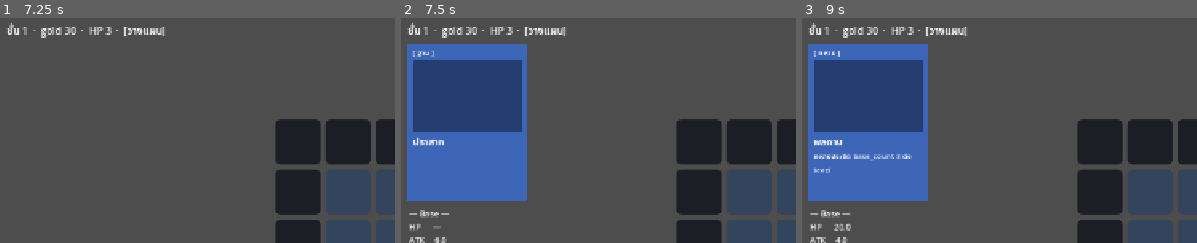
Above: before the commit, frames 1-3 (left to right).
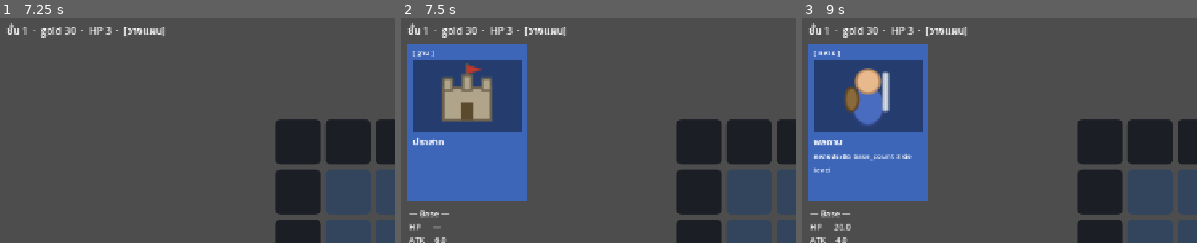
Above: after the commit, the same moments.

Repository: lnwextra2/9-Kings-at-home
Game: Godot game, scene res://scenes/main.tscn
Two runs of this game, one before a commit and one after it. Both use one fixed random seed, a clock stepped at 60 frames per second and the inputs below.
Inputs (mouse positions are % of the whole screen's width and height, from its top left):
- Up to frame 1 (7.25 s): click (44, 39) at 0.52 s; click (50, 39) at 1.27 s; click (57, 39) at 2.02 s; click (44, 50) at 2.77 s; click (50, 50) at 3.52 s; click (57, 50) at 4.27 s; click (44, 61) at 5.02 s; click (50, 61) at 5.77 s; click (57, 61) at 6.52 s
- Up to frame 2 (7.5 s): click "ปราสาท [ฐาน]" at 7.25 s
- Up to frame 3 (9 s): click "ปราสาท [ฐาน]" at 8 s; click "พลดาบ [ทหาร]" at 8.75 s
The pictures show only the part of the screen within x 0-50%, y 0-50%; the shares and areas given below are measured in that part.

Frame 1 is identical in both runs. In frame 2, 2.5% of the frame differs, in the area x 10-24%, y 20-47%; in frame 3, 2.2%.

Commit message:
M3 (partial): sprites for all cards + team HP-bar color
- CardData.sprite (Texture2D); placeholder SVG per card (redraw file in place to update everywhere)
- render sprite in: card panel portrait, board cell center, battlefield unit
  (bob/tilt still apply; fallback to rect/name if no sprite)
- enemies use same sprite as players (no tint) — sides distinguished by HP bar
  color (ours green / enemy red), per design
- docs: enemy waves = card composition (type x level x #cards), not fixed unit
  count with random fill; enemy level uncapped (base x level only, no buffs);
  M4 WaveGen note added

Co-Authored-By: Claude Opus 4.8 <noreply@anthropic.com>

Diff:
--- /dev/null
+++ b/new-game-project/assets/sprites/archer.svg
@@ -0,0 +1,7 @@
+<svg width="48" height="48" viewBox="0 0 48 48" xmlns="http://www.w3.org/2000/svg">
+  <ellipse cx="22" cy="30" rx="10" ry="13" fill="#3f9e5a" stroke="#256b39" stroke-width="2"/>
+  <path d="M36 9 Q45 24 36 39" fill="none" stroke="#8a5a2a" stroke-width="3"/>
+  <line x1="36" y1="9" x2="36" y2="39" stroke="#cbb28a" stroke-width="1.5"/>
+  <line x1="18" y1="24" x2="40" y2="24" stroke="#9aa3b2" stroke-width="2"/>
+  <circle cx="22" cy="14" r="7.5" fill="#e8b98c" stroke="#b98a5e" stroke-width="1.5"/>
+</svg>
--- /dev/null
+++ b/new-game-project/assets/sprites/ballista.svg
@@ -0,0 +1,6 @@
+<svg width="48" height="48" viewBox="0 0 48 48" xmlns="http://www.w3.org/2000/svg">
+  <rect x="10" y="26" width="28" height="16" rx="3" fill="#7a5a34" stroke="#4d3820" stroke-width="2"/>
+  <rect x="21" y="6" width="6" height="26" rx="2" fill="#9a7444" stroke="#4d3820" stroke-width="1.5"/>
+  <line x1="8" y1="14" x2="40" y2="14" stroke="#5c4526" stroke-width="4"/>
+  <circle cx="24" cy="20" r="4" fill="#c9d2df" stroke="#8a94a3" stroke-width="1"/>
+</svg>
--- /dev/null
+++ b/new-game-project/assets/sprites/base_castle.svg
@@ -0,0 +1,9 @@
+<svg width="48" height="48" viewBox="0 0 48 48" xmlns="http://www.w3.org/2000/svg">
+  <rect x="8" y="18" width="32" height="22" fill="#b0a48a" stroke="#6d6350" stroke-width="2"/>
+  <rect x="8" y="12" width="6" height="8" fill="#b0a48a" stroke="#6d6350" stroke-width="1.5"/>
+  <rect x="21" y="10" width="6" height="10" fill="#b0a48a" stroke="#6d6350" stroke-width="1.5"/>
+  <rect x="34" y="12" width="6" height="8" fill="#b0a48a" stroke="#6d6350" stroke-width="1.5"/>
+  <rect x="20" y="28" width="8" height="12" fill="#5c4a2e"/>
+  <line x1="24" y1="10" x2="24" y2="2" stroke="#6d6350" stroke-width="1.5"/>
+  <path d="M24 3 L34 6 L24 9 Z" fill="#c0392b"/>
+</svg>
--- /dev/null
+++ b/new-game-project/assets/sprites/buff_lifesteal.svg
@@ -0,0 +1,5 @@
+<svg width="48" height="48" viewBox="0 0 48 48" xmlns="http://www.w3.org/2000/svg">
+  <rect x="20" y="6" width="8" height="8" fill="#cbb28a" stroke="#8a744a" stroke-width="1.5"/>
+  <path d="M18 14 L30 14 L34 30 Q34 42 24 42 Q14 42 14 30 Z" fill="#c0392b" stroke="#7d241a" stroke-width="2"/>
+  <ellipse cx="24" cy="31" rx="8" ry="6" fill="#e05a4a" opacity="0.6"/>
+</svg>
--- /dev/null
+++ b/new-game-project/assets/sprites/farm.svg
@@ -0,0 +1,9 @@
+<svg width="48" height="48" viewBox="0 0 48 48" xmlns="http://www.w3.org/2000/svg">
+  <rect x="6" y="24" width="36" height="16" rx="2" fill="#7a5230" stroke="#4d3218" stroke-width="2"/>
+  <line x1="14" y1="24" x2="14" y2="10" stroke="#e2c04a" stroke-width="2.5"/>
+  <line x1="24" y1="24" x2="24" y2="8" stroke="#e2c04a" stroke-width="2.5"/>
+  <line x1="34" y1="24" x2="34" y2="10" stroke="#e2c04a" stroke-width="2.5"/>
+  <circle cx="14" cy="9" r="3" fill="#f0d060"/>
+  <circle cx="24" cy="7" r="3.5" fill="#f0d060"/>
+  <circle cx="34" cy="9" r="3" fill="#f0d060"/>
+</svg>
--- /dev/null
+++ b/new-game-project/assets/sprites/goblin.svg
@@ -0,0 +1,8 @@
+<svg width="48" height="48" viewBox="0 0 48 48" xmlns="http://www.w3.org/2000/svg">
+  <ellipse cx="24" cy="31" rx="10" ry="12" fill="#5a8a3a" stroke="#3a5a24" stroke-width="2"/>
+  <path d="M15 14 L7 9 L14 19 Z" fill="#6aa048" stroke="#3a5a24" stroke-width="1.5"/>
+  <path d="M33 14 L41 9 L34 19 Z" fill="#6aa048" stroke="#3a5a24" stroke-width="1.5"/>
+  <circle cx="24" cy="16" r="9" fill="#6aa048" stroke="#3a5a24" stroke-width="2"/>
+  <circle cx="20" cy="16" r="1.8" fill="#c0392b"/>
+  <circle cx="28" cy="16" r="1.8" fill="#c0392b"/>
+</svg>
--- /dev/null
+++ b/new-game-project/assets/sprites/soldier.svg
@@ -0,0 +1,6 @@
+<svg width="48" height="48" viewBox="0 0 48 48" xmlns="http://www.w3.org/2000/svg">
+  <ellipse cx="24" cy="30" rx="11" ry="14" fill="#4a6cc0" stroke="#2b3f78" stroke-width="2"/>
+  <ellipse cx="13" cy="26" rx="4.5" ry="8" fill="#8a6a3a" stroke="#5c4526" stroke-width="1.5"/>
+  <rect x="34" y="8" width="3.5" height="26" rx="1.5" fill="#d8dee8" stroke="#9aa3b2" stroke-width="1"/>
+  <circle cx="24" cy="14" r="8" fill="#e8b98c" stroke="#b98a5e" stroke-width="1.5"/>
+</svg>
--- /dev/null
+++ b/new-game-project/assets/sprites/swordsman.svg
@@ -0,0 +1,6 @@
+<svg width="48" height="48" viewBox="0 0 48 48" xmlns="http://www.w3.org/2000/svg">
+  <ellipse cx="24" cy="30" rx="11" ry="14" fill="#4a6cc0" stroke="#2b3f78" stroke-width="2"/>
+  <ellipse cx="13" cy="26" rx="4.5" ry="8" fill="#8a6a3a" stroke="#5c4526" stroke-width="1.5"/>
+  <rect x="34" y="8" width="3.5" height="26" rx="1.5" fill="#d8dee8" stroke="#9aa3b2" stroke-width="1"/>
+  <circle cx="24" cy="14" r="8" fill="#e8b98c" stroke="#b98a5e" stroke-width="1.5"/>
+</svg>
--- /dev/null
+++ b/new-game-project/assets/sprites/tome_sharpen.svg
@@ -0,0 +1,7 @@
+<svg width="48" height="48" viewBox="0 0 48 48" xmlns="http://www.w3.org/2000/svg">
+  <rect x="10" y="8" width="28" height="34" rx="2" fill="#3d6fb0" stroke="#254a7d" stroke-width="2"/>
+  <rect x="10" y="8" width="6" height="34" fill="#254a7d"/>
+  <line x1="22" y1="16" x2="33" y2="16" stroke="#cbd8ec" stroke-width="2"/>
+  <line x1="22" y1="22" x2="33" y2="22" stroke="#cbd8ec" stroke-width="2"/>
+  <line x1="22" y1="28" x2="30" y2="28" stroke="#cbd8ec" stroke-width="2"/>
+</svg>
--- /dev/null
+++ b/new-game-project/assets/sprites/wall.svg
@@ -0,0 +1,7 @@
+<svg width="48" height="48" viewBox="0 0 48 48" xmlns="http://www.w3.org/2000/svg">
+  <rect x="6" y="10" width="36" height="28" rx="2" fill="#8a8f98" stroke="#565b63" stroke-width="2"/>
+  <line x1="6" y1="24" x2="42" y2="24" stroke="#565b63" stroke-width="2"/>
+  <line x1="24" y1="10" x2="24" y2="24" stroke="#565b63" stroke-width="2"/>
+  <line x1="15" y1="24" x2="15" y2="38" stroke="#565b63" stroke-width="2"/>
+  <line x1="33" y1="24" x2="33" y2="38" stroke="#565b63" stroke-width="2"/>
+</svg>
--- a/new-game-project/data/cards/blue/archer.tres
+++ b/new-game-project/data/cards/blue/archer.tres
@@ -1,11 +1,13 @@
-[gd_resource type="Resource" script_class="CardData" format=3 uid="uid://dak0archer0v"]
+[gd_resource type="Resource" script_class="CardData" load_steps=3 format=3 uid="uid://dak0archer0v"]
 
 [ext_resource type="Script" path="res://data_types/card_data.gd" id="1"]
+[ext_resource type="Texture2D" path="res://assets/sprites/archer.svg" id="2"]
 
 [resource]
 script = ExtResource("1")
 id = &"archer"
 display_name = "พลธนู"
+sprite = ExtResource("2")
 color = &"blue"
 kind = 0
 description = "ทหารระยะไกล ยิง projectile"
--- a/new-game-project/data/cards/blue/ballista.tres
+++ b/new-game-project/data/cards/blue/ballista.tres
@@ -1,11 +1,13 @@
-[gd_resource type="Resource" script_class="CardData" format=3 uid="uid://dak0balli0v"]
+[gd_resource type="Resource" script_class="CardData" load_steps=3 format=3 uid="uid://dak0balli0v"]
 
 [ext_resource type="Script" path="res://data_types/card_data.gd" id="1"]
+[ext_resource type="Texture2D" path="res://assets/sprites/ballista.svg" id="2"]
 
 [resource]
 script = ExtResource("1")
 id = &"ballista"
 display_name = "หอธนู"
+sprite = ExtResource("2")
 color = &"blue"
 kind = 3
 description = "ป้อมประจำที่ ยิงไกล ศัตรูตีไม่โดน (untargetable)"
--- a/new-game-project/data/cards/blue/base_castle.tres
+++ b/new-game-project/data/cards/blue/base_castle.tres
@@ -1,20 +1,17 @@
-[gd_resource type="Resource" script_class="CardData" load_steps=2 format=3 uid="uid://c9k0castle0v"]
+[gd_resource type="Resource" script_class="CardData" format=3 uid="uid://dak0castle0v"]
 
-[ext_resource type="Script" path="res://data_types/card_data.gd" id="1"]
+[ext_resource type="Script" uid="uid://b3c553s8svub4" path="res://data_types/card_data.gd" id="1"]
+[ext_resource type="Script" uid="uid://cv4ownguf8vtj" path="res://data_types/effect_data.gd" id="1_o3hga"]
+[ext_resource type="Texture2D" uid="uid://duvj3cvvmix47" path="res://assets/sprites/base_castle.svg" id="2"]
 
 [resource]
 script = ExtResource("1")
 id = &"base_castle"
 display_name = "ปราสาท"
-color = &"blue"
+sprite = ExtResource("2")
 kind = 1
 max_hp = 0.0
 attack = 6.0
 attack_cd = 1.5
 attack_range = 120.0
 move_speed = 0.0
-splash_radius = 0.0
-base_count = 1
-growth_hp = 0.3
-growth_attack = 0.3
-growth_attack_speed = 0.1
--- a/new-game-project/data/cards/blue/buff_lifesteal.tres
+++ b/new-game-project/data/cards/blue/buff_lifesteal.tres
@@ -1,18 +1,19 @@
 [gd_resource type="Resource" script_class="CardData" format=3 uid="uid://dak0bufls0v"]
 
-[ext_resource type="Script" path="res://data_types/card_data.gd" id="1"]
+[ext_resource type="Script" uid="uid://b3c553s8svub4" path="res://data_types/card_data.gd" id="1"]
+[ext_resource type="Script" uid="uid://cv4ownguf8vtj" path="res://data_types/effect_data.gd" id="1_cs8tj"]
+[ext_resource type="Texture2D" uid="uid://0hwtbhh4adxn" path="res://assets/sprites/buff_lifesteal.svg" id="2"]
 
 [resource]
 script = ExtResource("1")
 id = &"buff_lifesteal"
 display_name = "เขี้ยวดูดเลือด"
-color = &"blue"
+sprite = ExtResource("2")
 kind = 4
-description = "บัฟถาวร ใช้กับทหาร: เพิ่ม ability ดูดเลือด (stack ได้) — apply จริง M3"
+description = "บัฟถาวร ใช้กับทหาร: เพิ่ม ability ดูดเลือด (stack ได้)"
 max_hp = 0.0
 attack = 0.0
 move_speed = 0.0
-base_count = 1
 abilities = {
 &"lifesteal": 1
 }
--- a/new-game-project/data/cards/blue/farm.tres
+++ b/new-game-project/data/cards/blue/farm.tres
@@ -1,16 +1,17 @@
 [gd_resource type="Resource" script_class="CardData" format=3 uid="uid://dak0farm0v"]
 
-[ext_resource type="Script" path="res://data_types/card_data.gd" id="1"]
+[ext_resource type="Script" uid="uid://b3c553s8svub4" path="res://data_types/card_data.gd" id="1"]
+[ext_resource type="Script" uid="uid://cv4ownguf8vtj" path="res://data_types/effect_data.gd" id="1_4fatl"]
+[ext_resource type="Texture2D" uid="uid://dtg8sa3vnxw55" path="res://assets/sprites/farm.svg" id="2"]
 
 [resource]
 script = ExtResource("1")
 id = &"farm"
 display_name = "ฟาร์ม"
-color = &"blue"
+sprite = ExtResource("2")
 kind = 2
 description = "สิ่งก่อสร้างซัพพอร์ต ไม่ลงสนาม ให้ทองตอนจบเทิร์น (effect wire จริง M3)"
 max_hp = 0.0
 attack = 0.0
 attack_range = 0.0
 move_speed = 0.0
-base_count = 1
--- a/new-game-project/data/cards/blue/swordsman.tres
+++ b/new-game-project/data/cards/blue/swordsman.tres
@@ -1,20 +1,16 @@
 [gd_resource type="Resource" script_class="CardData" format=3 uid="uid://dak0sword0v"]
 
-[ext_resource type="Script" path="res://data_types/card_data.gd" id="1"]
+[ext_resource type="Script" uid="uid://b3c553s8svub4" path="res://data_types/card_data.gd" id="1"]
+[ext_resource type="Script" uid="uid://cv4ownguf8vtj" path="res://data_types/effect_data.gd" id="1_3gnbl"]
+[ext_resource type="Texture2D" uid="uid://duprpda5hipal" path="res://assets/sprites/swordsman.svg" id="2"]
 
 [resource]
 script = ExtResource("1")
 id = &"swordsman"
 display_name = "พลดาบ"
-color = &"blue"
-kind = 0
+sprite = ExtResource("2")
 description = "ทหารประชิด base_count 3 ต่อ level"
-max_hp = 20.0
-attack = 4.0
 attack_cd = 1.0
 attack_range = 22.0
 move_speed = 70.0
 base_count = 3
-growth_hp = 0.3
-growth_attack = 0.3
-growth_attack_speed = 0.1
--- a/new-game-project/data/cards/blue/tome_sharpen.tres
+++ b/new-game-project/data/cards/blue/tome_sharpen.tres
@@ -1,7 +1,8 @@
-[gd_resource type="Resource" script_class="CardData" load_steps=3 format=3 uid="uid://dak0tomes0v"]
+[gd_resource type="Resource" script_class="CardData" load_steps=4 format=3 uid="uid://dak0tomes0v"]
 
 [ext_resource type="Script" path="res://data_types/card_data.gd" id="1"]
 [ext_resource type="Script" path="res://data_types/effect_data.gd" id="2"]
+[ext_resource type="Texture2D" path="res://assets/sprites/tome_sharpen.svg" id="3"]
 
 [sub_resource type="Resource" id="eff_sharpen"]
 script = ExtResource("2")
@@ -17,6 +18,7 @@
 script = ExtResource("1")
 id = &"tome_sharpen"
 display_name = "คัมภีร์ลับคม"
+sprite = ExtResource("3")
 color = &"blue"
 kind = 5
 description = "คัมภีร์ใช้ครั้งเดียว: +50% attack ให้การ์ดเป้าหมาย"
--- a/new-game-project/data/cards/blue/wall.tres
+++ b/new-game-project/data/cards/blue/wall.tres
@@ -1,11 +1,13 @@
-[gd_resource type="Resource" script_class="CardData" format=3 uid="uid://dak0wall0v"]
+[gd_resource type="Resource" script_class="CardData" load_steps=3 format=3 uid="uid://dak0wall0v"]
 
 [ext_resource type="Script" path="res://data_types/card_data.gd" id="1"]
+[ext_resource type="Texture2D" path="res://assets/sprites/wall.svg" id="2"]
 
 [resource]
 script = ExtResource("1")
 id = &"wall"
 display_name = "กำแพง"
+sprite = ExtResource("2")
 color = &"blue"
 kind = 2
 description = "สิ่งก่อสร้างมี HP ให้ศัตรูรุมตีถ่วงเวลา (โครงสร้างเดียวที่โดนตีได้)"
--- a/new-game-project/data/cards/red/goblin.tres
+++ b/new-game-project/data/cards/red/goblin.tres
@@ -1,11 +1,13 @@
-[gd_resource type="Resource" script_class="CardData" load_steps=2 format=3 uid="uid://c9k0goblin0v"]
+[gd_resource type="Resource" script_class="CardData" load_steps=3 format=3 uid="uid://c9k0goblin0v"]
 
 [ext_resource type="Script" path="res://data_types/card_data.gd" id="1"]
+[ext_resource type="Texture2D" path="res://assets/sprites/goblin.svg" id="2"]
 
 [resource]
 script = ExtResource("1")
 id = &"goblin"
 display_name = "ก็อบลิน"
+sprite = ExtResource("2")
 color = &"red"
 kind = 0
 description = "ศัตรูพื้นฐาน (M2) — เดินเข้าตีทหาร/กำแพง แล้วมุ่งเข้าฐาน"
--- a/new-game-project/data_types/card_data.gd
+++ b/new-game-project/data_types/card_data.gd
@@ -7,7 +7,8 @@
 @export_group("Identity")
 @export var id: StringName
 @export var display_name: String = ""
-@export var icon: Texture2D
+@export var icon: Texture2D               # รูปการ์ด (UI) — ยังไม่ใช้
+@export var sprite: Texture2D             # โมเดลในสนามรบ (ว่าง = วาดสี่เหลี่ยม fallback)
 @export var color: StringName = &"blue"   # blue/red/mint/gold/gray/green/purple/orange/indigo/rainbow
 @export var kind: Kind = Kind.SOLDIER
 @export_multiline var description: String = ""
--- a/new-game-project/scenes/battle/battlefield_view.gd
+++ b/new-game-project/scenes/battle/battlefield_view.gd
@@ -68,15 +68,24 @@
     elif u.kind == CardData.Kind.BUILDING or u.kind == CardData.Kind.TURRET:
         r = 10.0
     var ang: float = deg_to_rad(45.0) if u.attacking else 0.0
-    draw_set_transform(pos, ang, Vector2.ONE)
-    draw_rect(Rect2(-r, -r, r * 2.0, r * 2.0), _color_for(u))
-    draw_set_transform(Vector2.ZERO, 0.0, Vector2.ONE)
+    var d: CardData = Content.card(u.data_id)
+    if d.sprite != null:
+        var ts: Vector2 = d.sprite.get_size()
+        var sc: float = (r * 2.4) / maxf(ts.x, ts.y)
+        draw_set_transform(pos, ang, Vector2(sc, sc))
+        draw_texture(d.sprite, -ts * 0.5)   # ศัตรูใช้รูปเดียวกับเรา ไม่ tint (แยกที่ HP bar)
+        draw_set_transform(Vector2.ZERO, 0.0, Vector2.ONE)
+    else:
+        draw_set_transform(pos, ang, Vector2.ONE)
+        draw_rect(Rect2(-r, -r, r * 2.0, r * 2.0), _color_for(u))
+        draw_set_transform(Vector2.ZERO, 0.0, Vector2.ONE)
     if u.max_hp > 0.0:
         var w: float = 18.0
         var f: float = clampf(u.hp / u.max_hp, 0.0, 1.0)
         var bar_y: float = pos.y - r - 7.0
+        var hp_col: Color = Color(0.3, 0.9, 0.35) if u.team == 0 else Color(0.9, 0.3, 0.3)   # เรา=เขียว ศัตรู=แดง
         draw_rect(Rect2(pos.x - w * 0.5, bar_y, w, 3.0), Color(0, 0, 0, 0.6))
-        draw_rect(Rect2(pos.x - w * 0.5, bar_y, w * f, 3.0), Color(0.3, 0.9, 0.35))
+        draw_rect(Rect2(pos.x - w * 0.5, bar_y, w * f, 3.0), hp_col)
 
 
 func _color_for(u: Dictionary) -> Color:
--- a/new-game-project/scenes/planning/board_view.gd
+++ b/new-game-project/scenes/planning/board_view.gd
@@ -42,7 +42,10 @@
         cell.add_theme_stylebox_override(s, sb)
     if occ is Dictionary:
         var d: CardData = Content.card(occ.data_id)
-        cell.text = d.display_name
+        if d.sprite != null:
+            cell.add_child(_sprite_rect(d.sprite))   # รูปกลางช่อง
+        else:
+            cell.text = d.display_name
         # ดาวบอก level (กลางด้านล่าง)
         cell.add_child(_overlay(_stars(int(occ.level)), Vector2(0, cell_size - 18), cell_size, HORIZONTAL_ALIGNMENT_CENTER, 12))
         # จำนวน current count (มุมขวาบน) — เฉพาะทหาร
@@ -52,6 +55,18 @@
     if not locked:
         cell.pressed.connect(_emit_slot.bind(idx))
     return cell
+
+
+func _sprite_rect(tex: Texture2D) -> TextureRect:
+    var tr := TextureRect.new()
+    tr.texture = tex
+    tr.position = Vector2(6, 2)
+    tr.size = Vector2(cell_size - 12, cell_size - 20)   # เว้นล่างไว้ให้ดาว
+    tr.custom_minimum_size = tr.size
+    tr.stretch_mode = TextureRect.STRETCH_KEEP_ASPECT_CENTERED
+    tr.expand_mode = TextureRect.EXPAND_IGNORE_SIZE
+    tr.mouse_filter = Control.MOUSE_FILTER_IGNORE   # คลิกทะลุไปที่ปุ่มช่อง
+    return tr
 
 
 func _overlay(text: String, pos: Vector2, w: int, halign: int, fsize: int) -> Label:
--- a/new-game-project/scenes/planning/card_panel.gd
+++ b/new-game-project/scenes/planning/card_panel.gd
@@ -8,6 +8,19 @@
 @onready var _name: Label = $Card/NameLabel
 @onready var _desc: Label = $Card/Desc
 @onready var _stats: Label = $Stats
+
+var _portrait: TextureRect
+
+
+func _ready() -> void:
+    _portrait = TextureRect.new()
+    _portrait.position = _img.position
+    _portrait.size = _img.size
+    _portrait.custom_minimum_size = _img.size
+    _portrait.stretch_mode = TextureRect.STRETCH_KEEP_ASPECT_CENTERED
+    _portrait.expand_mode = TextureRect.EXPAND_IGNORE_SIZE
+    _portrait.mouse_filter = Control.MOUSE_FILTER_IGNORE
+    _img.get_parent().add_child(_portrait)
 
 
 func clear() -> void:
@@ -38,6 +51,7 @@
     var base_col := _color_of(d.color)
     _bg.color = base_col
     _img.color = base_col.darkened(0.4)
+    _portrait.texture = d.sprite
     _badge.text = _kind_label(d.kind)
     _name.text = d.display_name if level < 0 else "%s  Lv%d" % [d.display_name, level]
     _desc.text = _desc_text(d, abilities)
Not shown, added: new-game-project/assets/sprites/archer.svg.import
Not shown, added: new-game-project/assets/sprites/ballista.svg.import
Not shown, added: new-game-project/assets/sprites/base_castle.svg.import
Not shown, added: new-game-project/assets/sprites/buff_lifesteal.svg.import
Not shown, added: new-game-project/assets/sprites/farm.svg.import
Not shown, added: new-game-project/assets/sprites/goblin.svg.import
Not shown, added: new-game-project/assets/sprites/soldier.svg.import
Not shown, added: new-game-project/assets/sprites/swordsman.svg.import
Not shown, added: new-game-project/assets/sprites/tome_sharpen.svg.import
Not shown, added: new-game-project/assets/sprites/wall.svg.import
Not shown, changed: docs/01_GAME_DESIGN.md
Not shown, changed: docs/03_MILESTONES.md
